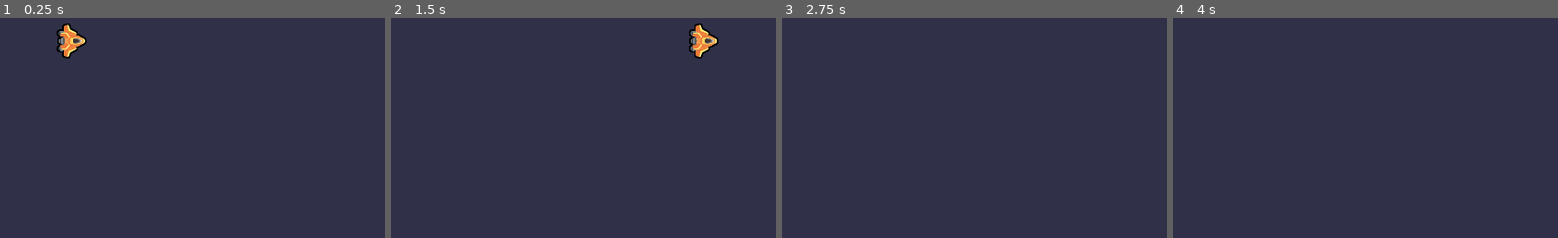
Above: before the commit, frames 1-4 (left to right).
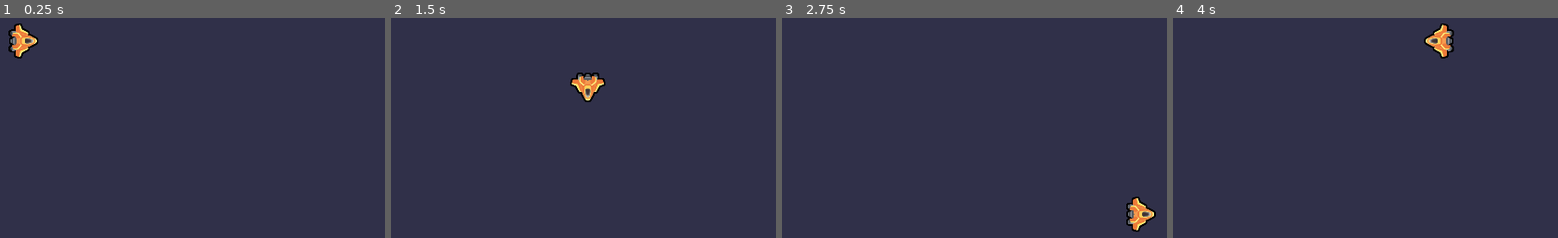
Above: after the commit, the same moments.

Repository: BombyDee/2d-GameDev-Course
Game: Godot game, scene res://Lessons/Ship.tscn
Same seed, same stepped clock (60 frames per second), same inputs: the game is played once before the commit and once after it.
Inputs:
- Up to frame 1 (0.25 s): no input
- Up to frame 2 (1.5 s): hold D (move_right, bound only after the commit) 0.53-1.28 s; hold S (move_down, bound only after the commit) from 1.28 s (still down)
- Up to frame 3 (2.75 s): release S (move_down, bound only after the commit) at 2.03 s; hold D (move_right, bound only after the commit) from 2.03 s (still down)
- Up to frame 4 (4 s): release D (move_right, bound only after the commit) at 2.78 s; hold W (move_up, bound only after the commit) 2.78-3.53 s; hold A (move_left, bound only after the commit) from 3.53 s (still down)

The runs differ from the first frame. In frame 1, 1.5% of the frame differs, in the area x 2-23%, y 2-19%; in frame 2, 1.5%; in frame 3, 0.8%; in frame 4, 0.8%.

Commit message:
L3. Taking Control

Diff:
--- a/04.to_space_and_beyond_workbook/Lessons/Ship.gd
+++ b/04.to_space_and_beyond_workbook/Lessons/Ship.gd
@@ -1,7 +1,16 @@
 extends Sprite2D
 
-var velocity :=Vector2(500, 0)
+var max_speed := 600.0
+var velocity := Vector2(0, 0)
 
 func _process(delta: float) -> void:
+	var direction := Vector2(0, 0)
+	direction.x = Input.get_axis("move_left", "move_right")
+	direction.y = Input.get_axis("move_up", "move_down")
+
+	if direction.length() > 1.0:
+		direction = direction.normalized()
+	velocity = direction * max_speed
 	position += velocity * delta
-	rotation = velocity.angle()
+	if direction.length() > 0.0:
+		rotation = velocity.angle()
--- a/04.to_space_and_beyond_workbook/practices/L3.P1.character_input/character_input.gd
+++ b/04.to_space_and_beyond_workbook/practices/L3.P1.character_input/character_input.gd
@@ -8,7 +8,8 @@
 var direction := Vector2(0, 0)
 
 func _process(delta: float) -> void:
-	# The direction is always equal to Vector2(0, 0)! Add code to remedy that.
+	direction.x = Input.get_axis("move_left", "move_right")
+	direction.y = Input.get_axis("move_up", "move_down")
 
 	velocity = direction * max_speed
 	position += velocity * delta
--- a/04.to_space_and_beyond_workbook/practices/L3.P1.character_input/character_input.tscn
+++ b/04.to_space_and_beyond_workbook/practices/L3.P1.character_input/character_input.tscn
@@ -1,9 +1,9 @@
-[gd_scene load_steps=8 format=3]
+[gd_scene load_steps=8 format=3 uid="uid://dpr70jqiq7rxi"]
 
-[ext_resource type="Texture2D" path="res://assets/practice_assets/shape_ship.png" id="1_hyi6f"]
+[ext_resource type="Texture2D" uid="uid://d1xp2mgpkkc42" path="res://assets/practice_assets/shape_ship.png" id="1_hyi6f"]
 [ext_resource type="Script" path="res://practices/L3.P1.character_input/character_input.gd" id="2_3ksb3"]
-[ext_resource type="Texture2D" path="res://assets/practice_assets/ellipse_white.png" id="3_ltupt"]
-[ext_resource type="Texture2D" path="res://assets/practice_assets/ellipse_yellow.png" id="4_uv7b0"]
+[ext_resource type="Texture2D" uid="uid://bkueifls7csiy" path="res://assets/practice_assets/ellipse_white.png" id="3_ltupt"]
+[ext_resource type="Texture2D" uid="uid://ci5b253al1tus" path="res://assets/practice_assets/ellipse_yellow.png" id="4_uv7b0"]
 
 [sub_resource type="Curve" id="Curve_8vjn6"]
 _data = [Vector2(0, 0.663194), 0.0, 0.0, 0, 0, Vector2(1, 0), -0.0319997, 0.0, 0, 0]
--- a/04.to_space_and_beyond_workbook/practices/L3.P2.character_diagonals/character_diagonals.gd
+++ b/04.to_space_and_beyond_workbook/practices/L3.P2.character_diagonals/character_diagonals.gd
@@ -11,8 +11,8 @@
 	direction.x = Input.get_axis("move_left", "move_right")
 	direction.y = Input.get_axis("move_up", "move_down")
 
-	# The character is way too fast, but only when moving diagonally!
-	# Add code to prevent that.
+	if direction.length() > 1.0:
+		direction = direction.normalized()
 
 	velocity = direction * max_speed
 	position += velocity * delta
--- a/04.to_space_and_beyond_workbook/practices/L3.P2.character_diagonals/character_diagonals.tscn
+++ b/04.to_space_and_beyond_workbook/practices/L3.P2.character_diagonals/character_diagonals.tscn
@@ -1,9 +1,9 @@
-[gd_scene load_steps=8 format=3]
+[gd_scene load_steps=8 format=3 uid="uid://b3aph7ea7kef7"]
 
-[ext_resource type="Texture2D" path="res://assets/practice_assets/shape_ship.png" id="1_5oe5f"]
+[ext_resource type="Texture2D" uid="uid://d1xp2mgpkkc42" path="res://assets/practice_assets/shape_ship.png" id="1_5oe5f"]
 [ext_resource type="Script" path="res://practices/L3.P2.character_diagonals/character_diagonals.gd" id="2_udpmb"]
-[ext_resource type="Texture2D" path="res://assets/practice_assets/ellipse_white.png" id="3_luk4c"]
-[ext_resource type="Texture2D" path="res://assets/practice_assets/ellipse_yellow.png" id="4_nsdhc"]
+[ext_resource type="Texture2D" uid="uid://bkueifls7csiy" path="res://assets/practice_assets/ellipse_white.png" id="3_luk4c"]
+[ext_resource type="Texture2D" uid="uid://ci5b253al1tus" path="res://assets/practice_assets/ellipse_yellow.png" id="4_nsdhc"]
 
 [sub_resource type="Curve" id="Curve_cxpdg"]
 _data = [Vector2(0, 0.663194), 0.0, 0.0, 0, 0, Vector2(1, 0), -0.0319997, 0.0, 0, 0]
--- a/04.to_space_and_beyond_workbook/project.godot
+++ b/04.to_space_and_beyond_workbook/project.godot
@@ -32,6 +32,29 @@
 
 enabled=PackedStringArray("res://addons/gdquest_practice_framework/plugin.cfg")
 
+[input]
+
+move_left={
+"deadzone": 0.5,
+"events": [Object(InputEventKey,"resource_local_to_scene":false,"resource_name":"","device":-1,"window_id":0,"alt_pressed":false,"shift_pressed":false,"ctrl_pressed":false,"meta_pressed":false,"pressed":false,"keycode":0,"physical_keycode":65,"key_label":0,"unicode":97,"echo":false,"script":null)
+]
+}
+move_right={
+"deadzone": 0.5,
+"events": [Object(InputEventKey,"resource_local_to_scene":false,"resource_name":"","device":-1,"window_id":0,"alt_pressed":false,"shift_pressed":false,"ctrl_pressed":false,"meta_pressed":false,"pressed":false,"keycode":0,"physical_keycode":68,"key_label":0,"unicode":100,"echo":false,"script":null)
+]
+}
+move_up={
+"deadzone": 0.5,
+"events": [Object(InputEventKey,"resource_local_to_scene":false,"resource_name":"","device":-1,"window_id":0,"alt_pressed":false,"shift_pressed":false,"ctrl_pressed":false,"meta_pressed":false,"pressed":false,"keycode":0,"physical_keycode":87,"key_label":0,"unicode":119,"echo":false,"script":null)
+]
+}
+move_down={
+"deadzone": 0.5,
+"events": [Object(InputEventKey,"resource_local_to_scene":false,"resource_name":"","device":-1,"window_id":0,"alt_pressed":false,"shift_pressed":false,"ctrl_pressed":false,"meta_pressed":false,"pressed":false,"keycode":0,"physical_keycode":83,"key_label":0,"unicode":115,"echo":false,"script":null)
+]
+}
+
 [rendering]
 
 renderer/rendering_method="gl_compatibility"
